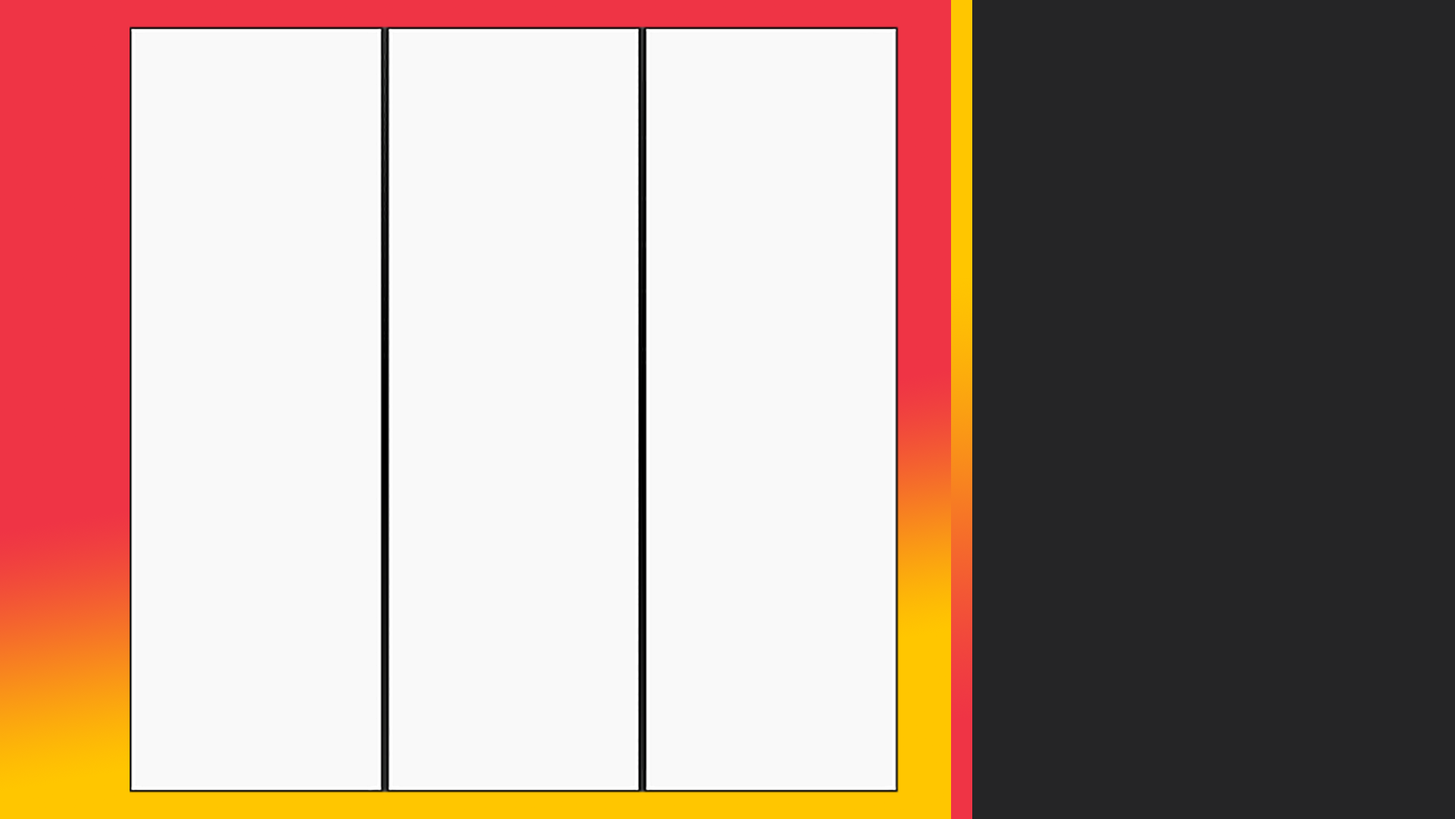
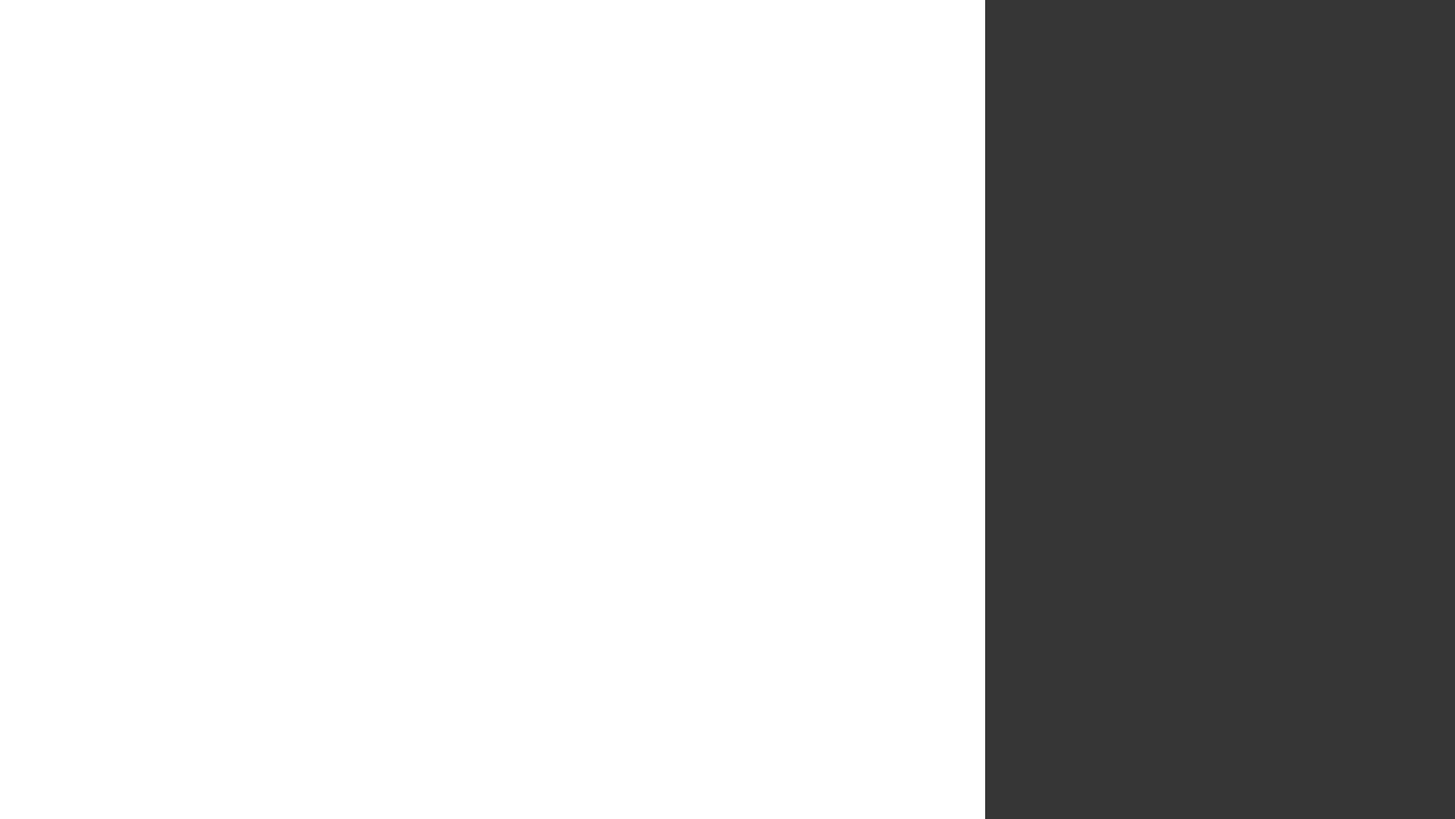
The second (1455, 819) image is a revision of the first. Changes to its layers:
painted on "Rectangle 1" over [0, 0, 986, 819]
removed layer "Layer 1" over [129, 0, 1455, 819]
painted on "Layer 2" over [0, 0, 1455, 819]
